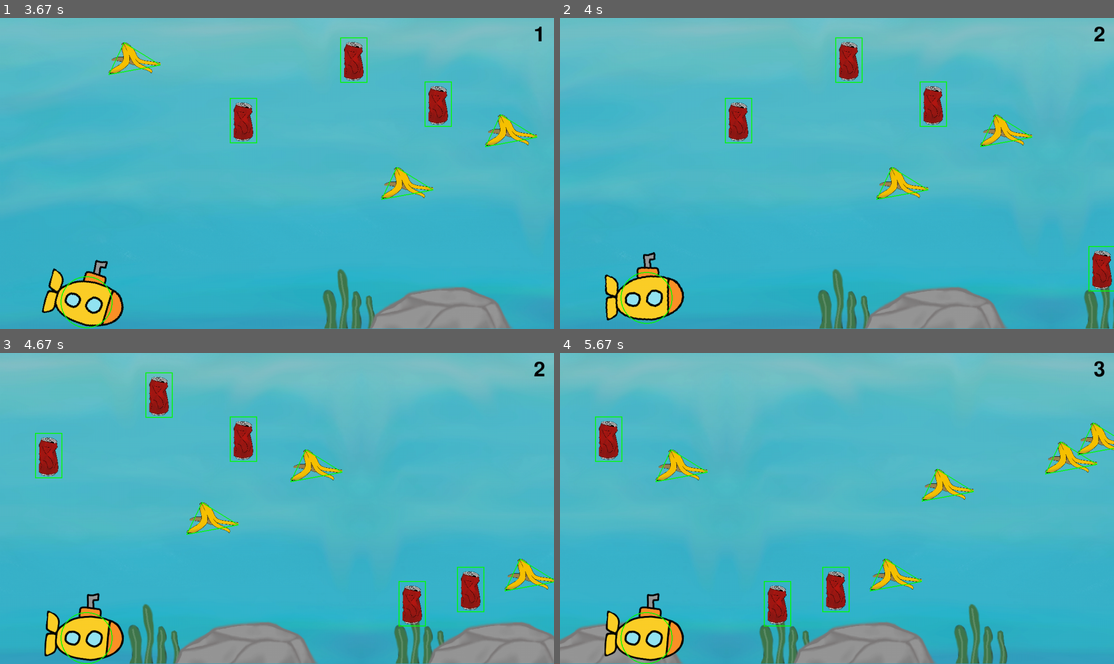
Above: before the commit, frames 1-4 (two rows, left to right).
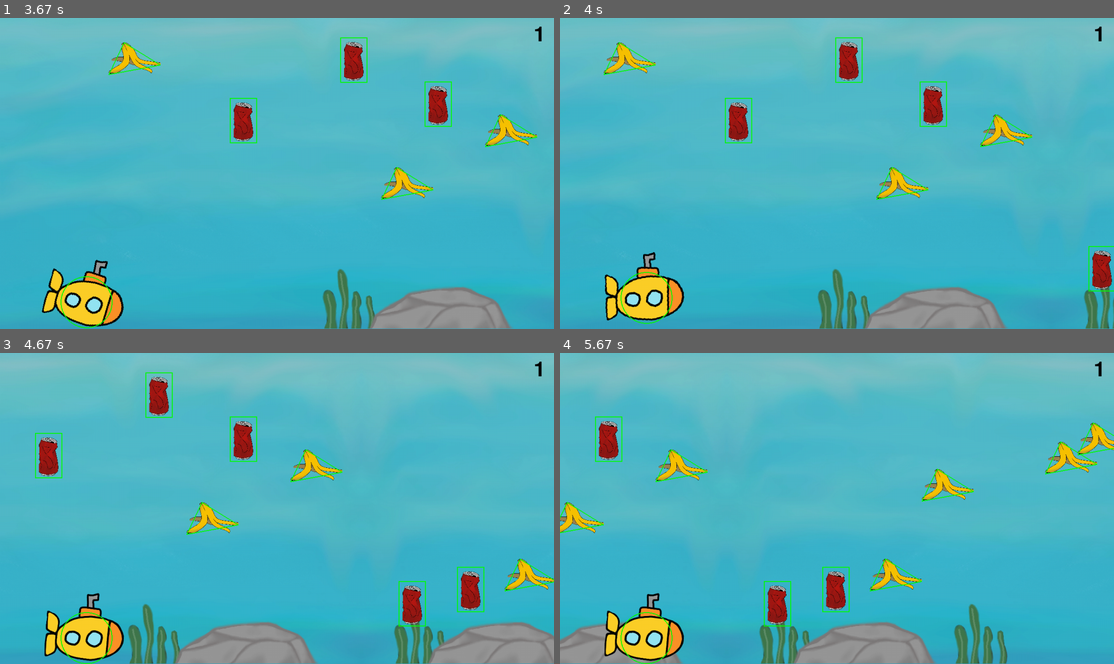
Above: after the commit, the same moments.

Repository: egwkim/Misc
Game: pygame game, started from 2022/09/environmental_game/game.py
The game is run twice, just before and just after one commit, with the same random seed, the same clock (stepped at 60 frames per second) and the same inputs.
Inputs:
- Up to frame 1 (3.67 s): tap Space at 0.83, 1.23, 1.53, 2.07, 2.37, 2.57, 2.87, 3.47 s
- Up to frame 2 (4 s): tap Space at 3.77, 3.9 s
- Up to frame 3 (4.67 s): no input
- Up to frame 4 (5.67 s): tap Space at 5.37 s

Frame 1 is identical in both runs. In frame 2, 0.5% of the frame differs, in the area x 7-99%, y 2-19%; in frame 3, less than 0.1%; in frame 4, 0.4%.

Commit message:
Fix banana hitbox bug

Diff:
--- a/2022/09/environmental_game/game.py
+++ b/2022/09/environmental_game/game.py
@@ -150,8 +150,10 @@
         x1, y1 = center
         x2, y2 = add_vector(verticies[i-1], pos)
         x3, y3 = add_vector(verticies[i], pos)
-        if abs(x1*(y2-y3) - y1*(x2-x3) + x2*y3+x3*y2) < radious * (dist_square(verticies[i-1], verticies[i])**.5):
-            return True
+        t = x1*(x2-x3) + y1*(y2-y3) + x2*x3 + y2*y3
+        if (t - x2*x2 - y2*y2) * (t - x3*x3 - y3*y3) < 0:
+            if abs(x1*(y2-y3) - y1*(x2-x3) + x2*y3+x3*y2) < radious * (dist_square(verticies[i-1], verticies[i])**.5):
+                return True
     return False
 
 
